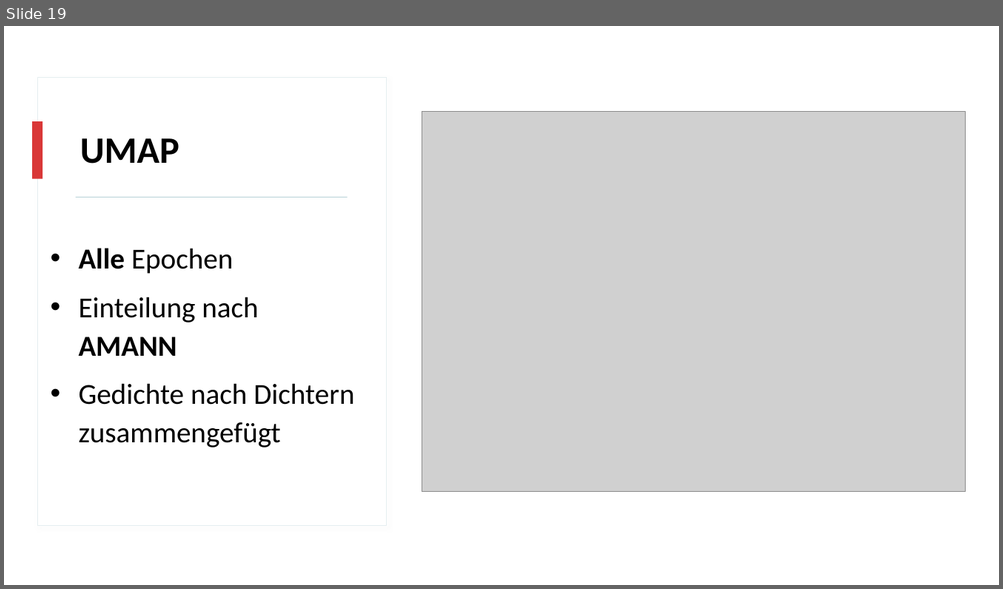
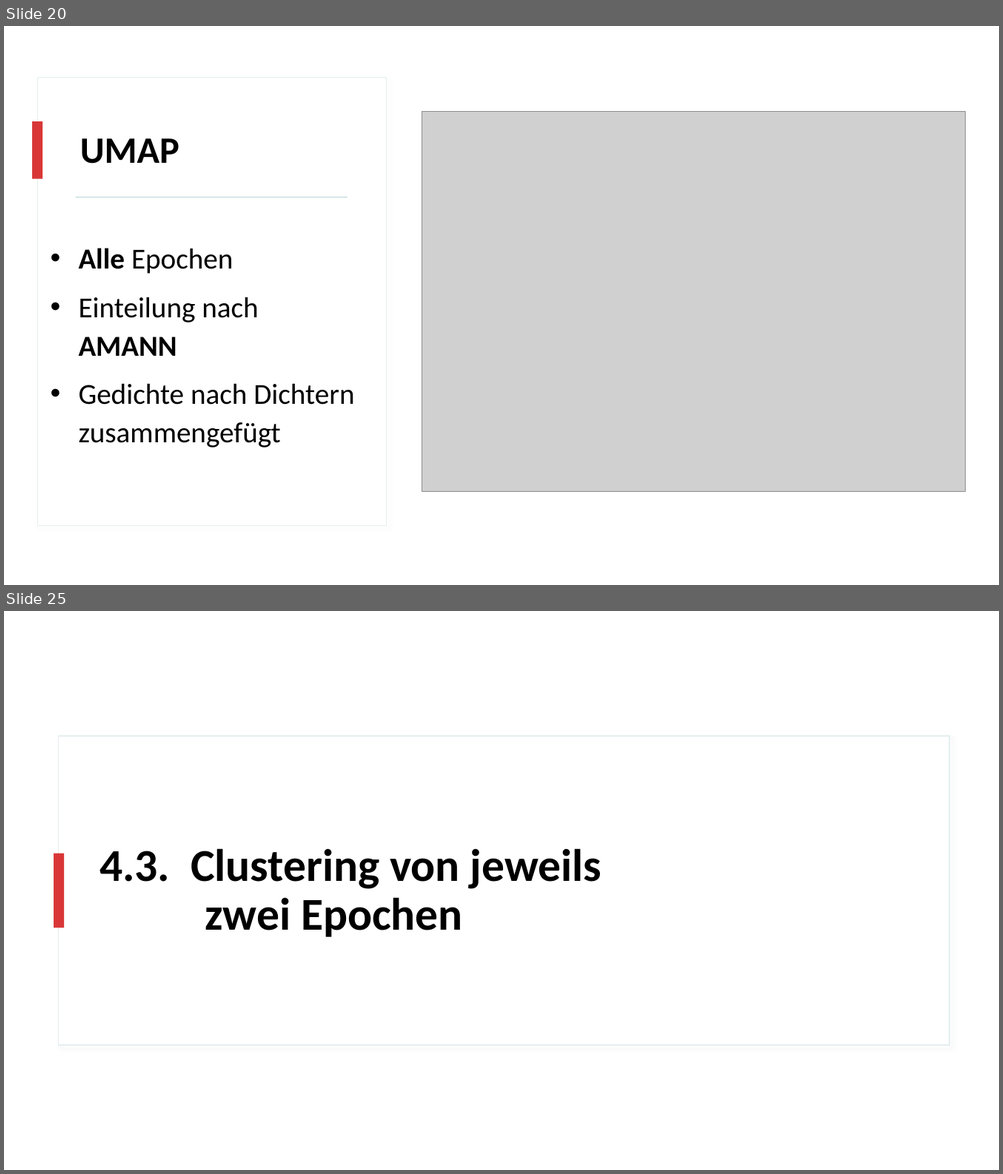
Before and after one commit to realjanpaulus/clusterpoems, a slide deck: presentation/clustering_presentation.pptx. Shown one above the other, each under a label of ours: slide 19 before the commit, slides 20 and 25 after it; the slides between them are not shown. The pictures are 1003x589 and 1003x1174 pixels, drawn with LibreOffice and Linux fonts; fonts in the diff are those of the drawing; grey boxes stand for pictures. Boxes give left, top, right and bottom in pixels: in the first picture for what was removed or moved away, otherwise in the second. Text is boxed around its words. In the diff, an @@ line names an element or a change of style, - is before the commit and + after.

```diff
--- a/presentation/clustering_presentation.pptx
+++ b/presentation/clustering_presentation.pptx
@@ slide 25 added at [4,611,999,1170], background #FFFFFF @@
@@ rectangle added at [59,736,949,1046], fill #FFFFFF, outline #E5EEF0 1 pt @@
@@ rectangle added at [54,854,65,928], fill #D93737 @@
@@ title added at [99,849,602,937], 44 pt, text #000000, bold @@
+4.3. Clustering von jeweils
+zwei Epochen
@@ what was slide 19 is now slide 20 @@
```
Also in this commit, not shown: 2 slides changed, 8 other slides added, 4 slides removed, 14 other files.
